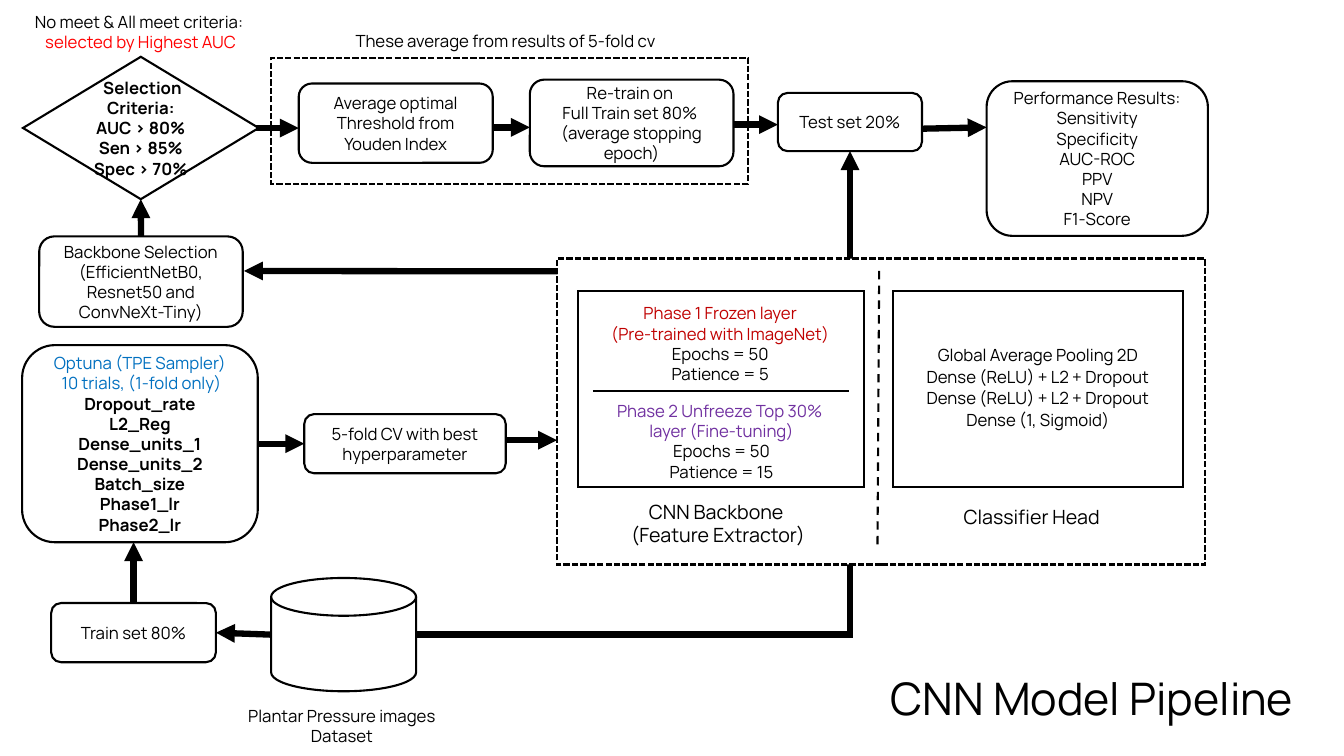
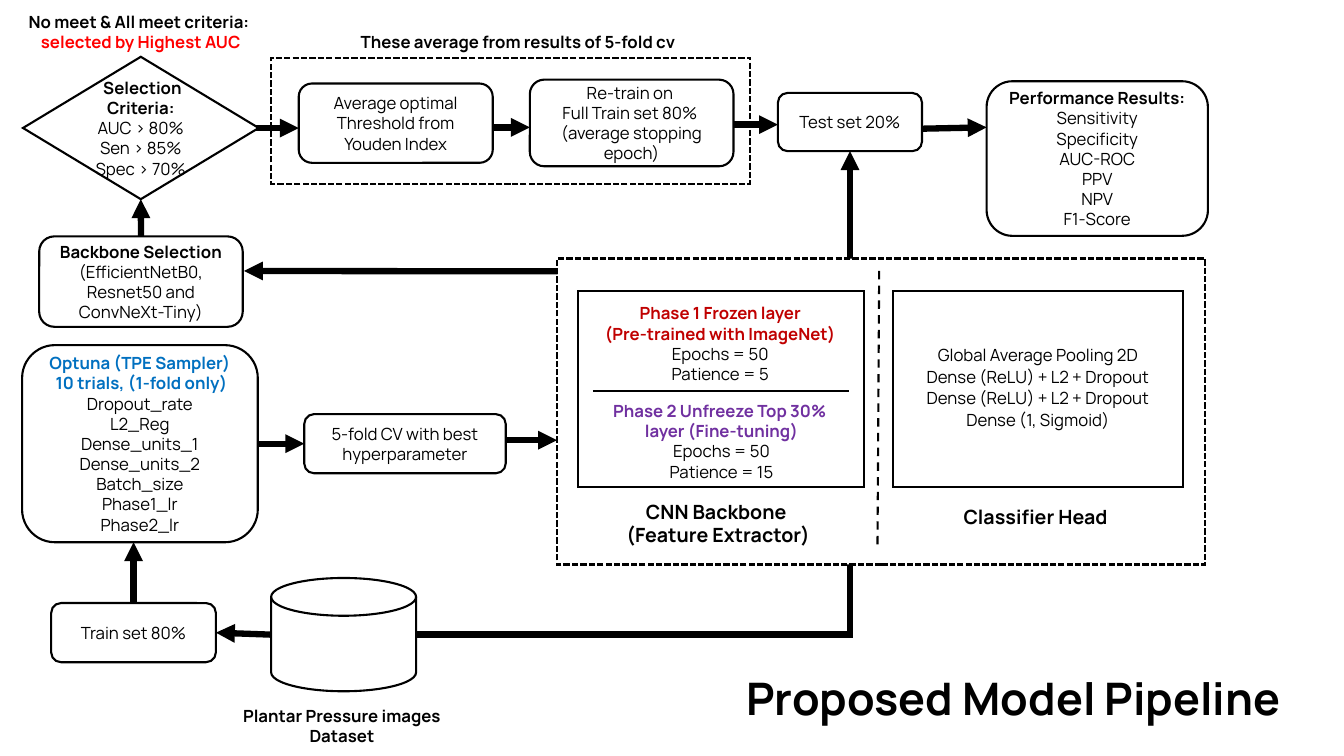
Before and after one commit to Nanatsume/DFU_Classification_Risk, a slide deck: slide 2 of dfu.pptx (slide 1 before the commit). Drawn at 1344x756 pixels with LibreOffice and Linux fonts; fonts in the diff are those of the drawing. Boxes give left, top, right and bottom in pixels: in the first picture for what was removed or moved away, otherwise in the second. Text is boxed around its words. In the diff, an @@ line names an element or a change of style, - is before the commit and + after.

```diff
--- a/dfu.pptx
+++ b/dfu.pptx
@@ bold on in 5 elements at <box>243,709,441,743</box>, <box>626,504,810,546</box>, <box>964,509,1107,525</box>, <box>29,15,249,53</box>, <box>361,35,675,53</box> @@
@@ rounded rectangle "Performance Results: Sensitivity Specificity AUC-ROC ..." at <box>987,82,1209,236</box>: bold on in "Performance Results:" @@
@@ text in diamond at <box>96,121,186,180</box>: bold off in "AUC > 80% Sen > 85% Spec ..." @@
@@ rounded rectangle "Backbone Selection (EfficientNetB0, Resnet50 and ..." at <box>39,237,243,328</box>: bold on in "Backbone Selection" @@
@@ text at <box>605,306,835,345</box>: bold on in "Phase 1 Frozen layer (Pre-trained with ImageNet)" @@
@@ rounded rectangle "Optuna (TPE Sampler) 10 trials, ..." at <box>22,345,258,542</box>: bold on in "Optuna (TPE Sampler) 10 trials, (1-fold only)"; bold off in "Dropout_rate L2_Reg Dense_units_1 Dense_units_2 Batch_size P ..." @@
@@ text at <box>613,404,826,442</box>: bold on in "Phase 2 Unfreeze Top 30% layer (Fine-tuning)" @@
@@ text at <box>746,682,1280,726</box>: text changed; bold on @@
-CNN Model Pipeline
+Proposed Model Pipeline
```
Also in this commit, not shown: 1 other slide changed, 3 slides added, 47 other files.
